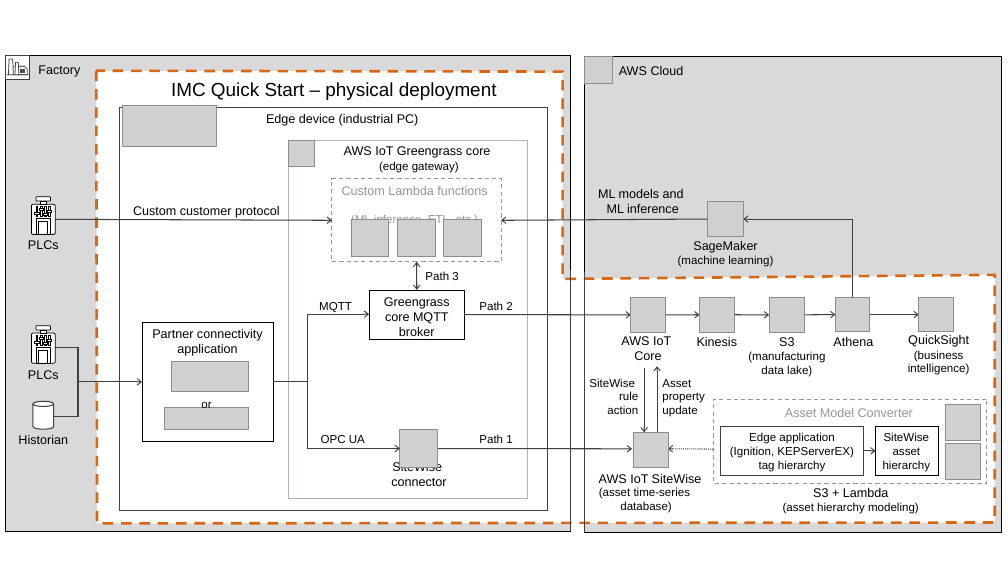
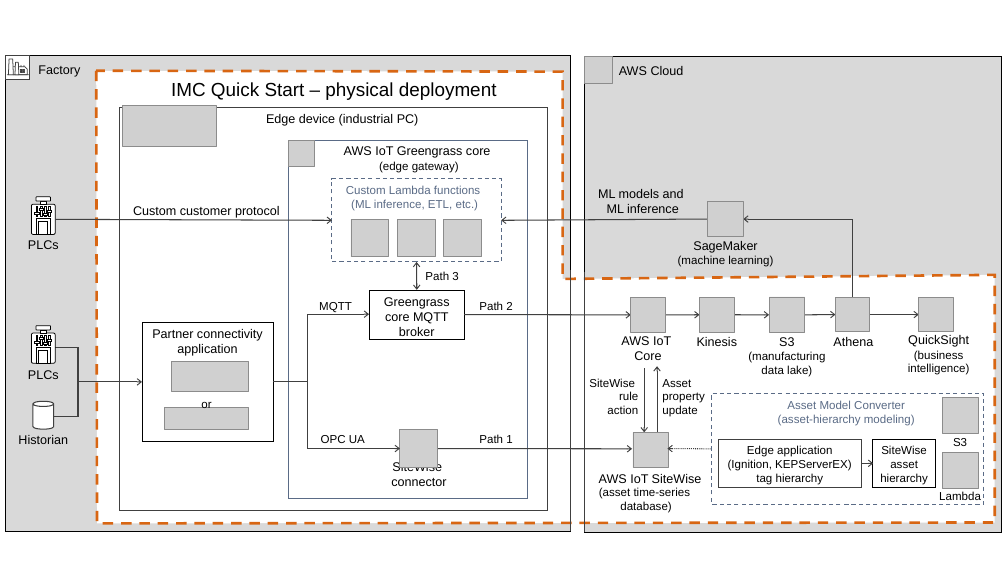
Before and after one commit to aws-quickstart/quickstart-aws-industrial-machine-connectivity, a slide deck: slide 2 of docs/images/IMC QS images.pptx. Drawn at 1008x567 pixels with LibreOffice and Linux fonts; fonts in the diff are those of the drawing; grey boxes stand for pictures. Boxes give left, top, right and bottom in pixels: in the first picture for what was removed or moved away, otherwise in the second. Text is boxed around its words. In the diff, an @@ line names an element or a change of style, - is before the commit and + after.

```diff
--- a/docs/images/IMC QS images.pptx
+++ b/docs/images/IMC QS images.pptx
@@ rectangle at (289,140,528,498): outline #AAB7B8 1 pt to #5A6B86 1 pt @@
@@ rectangle at (332,178,501,262): outline #969696 1 pt dashed to #5A6B86 1 pt dashed @@
@@ text "Custom Lambda functions (ML inference, ..." at (346,185,480,211): size 12 to 11 pt in "Custom Lambda functions"; text colour #969696 to #5A6B86 @@
@@ rectangle at (712,393,984,504): outline #969696 1 pt dashed to #5A6B86 1 pt dashed @@
@@ rectangle: place and size @@
-rectangle at (714,399,987,484)
+rectangle at (712,393,984,504)
@@ text at (778,401,915,426): text changed; size 12 to 11 pt; text colour #969696 to #5A6B86 @@
-Asset Model Converter
+Asset Model Converter
+(asset-hierarchy modeling)
@@ picture: place and size @@
-picture at (945,405,981,440)
+picture at (943,398,979,433)
@@ rectangle "Edge application (Ignition, KEPServerEX) tag ...": place and size @@
-rectangle "Edge application (Ignition, KEPServerEX) tag ..." at (721,426,864,475)
+rectangle "Edge application (Ignition, KEPServerEX) tag ..." at (718,439,861,488)
@@ rectangle "SiteWise asset hierarchy": place and size @@
-rectangle "SiteWise asset hierarchy" at (875,426,938,475)
+rectangle "SiteWise asset hierarchy" at (873,439,936,488)
@@ text added at (953,438,967,446), 11 pt, text #000000 @@
+S3
@@ arrow moved from (876, 451) - (864, 451) to (873, 464) - (861, 464) @@
@@ picture: place and size @@
-picture at (945,444,981,479)
+picture at (943,453,979,488)
@@ text removed at (783,488,919,514) @@
-S3 + Lambda
-(asset hierarchy modeling)
@@ text added at (939,491,981,500), 11 pt, text #000000 @@
+Lambda
```
Also in this commit, not shown: 1 other slide changed, 7 other files.
